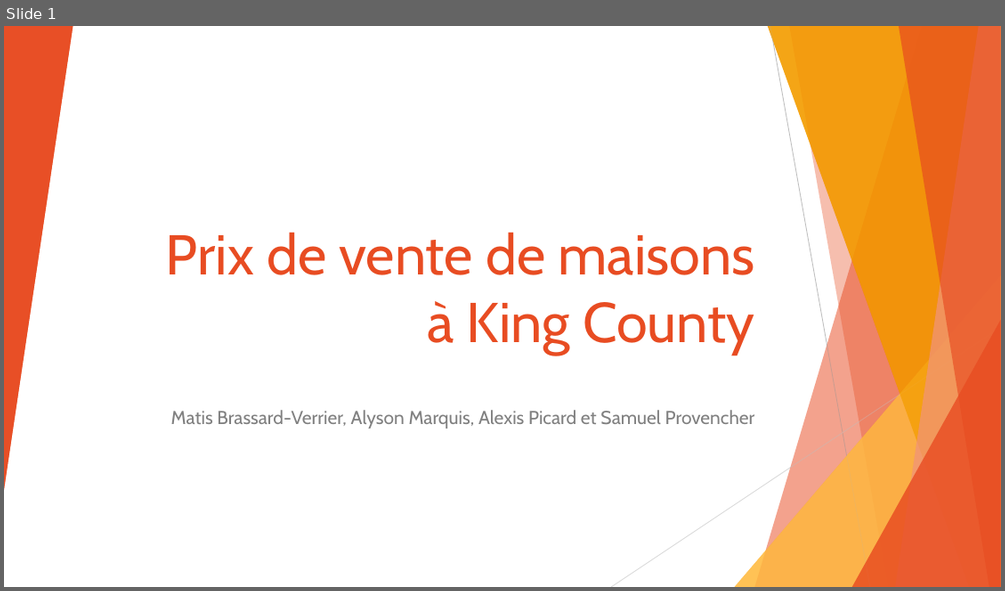
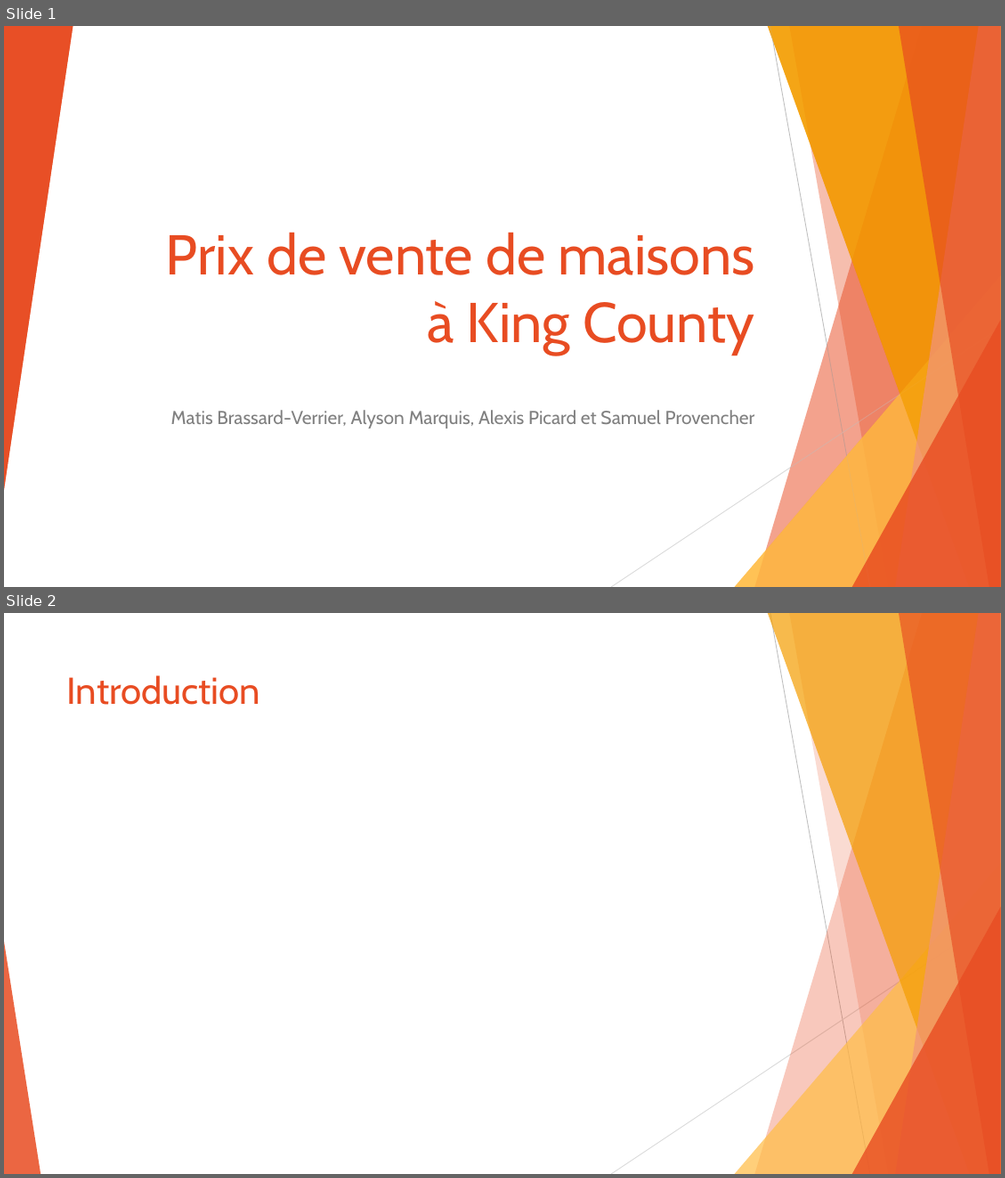
Before and after one commit to SamuelProvencher/TP-Apprentissage, a slide deck: PP.pptx. Shown one above the other, each under a label of ours: slide 1 before the commit, slides 1 and 2 after it. The pictures are 1005x591 and 1005x1178 pixels, drawn with LibreOffice and Linux fonts; fonts in the diff are those of the drawing. Boxes give left, top, right and bottom in pixels: in the first picture for what was removed or moved away, otherwise in the second. Text is boxed around its words. In the diff, an @@ line names an element or a change of style, - is before the commit and + after.

```diff
--- a/PP.pptx
+++ b/PP.pptx
@@ slide 2 added at (4, 613, 1001, 1174), background #FFFFFF; not listed: 7 template elements that a slide beside it also shows @@
@@ line added from (770, 613) to (870, 1174), #BFBFBF 0.75 pt @@
@@ title added at (67, 675, 261, 705), 36 pt, text #E84C22 @@
+Introduction
@@ line added from (1001, 915) to (611, 1174), #D9D9D9 0.75 pt @@
@@ triangle added at (4, 941, 40, 1174), fill #E84C22 at 85% opacity @@
```
Also in this commit, not shown: 15 other slides added, 4 slides removed, 1 other file.
